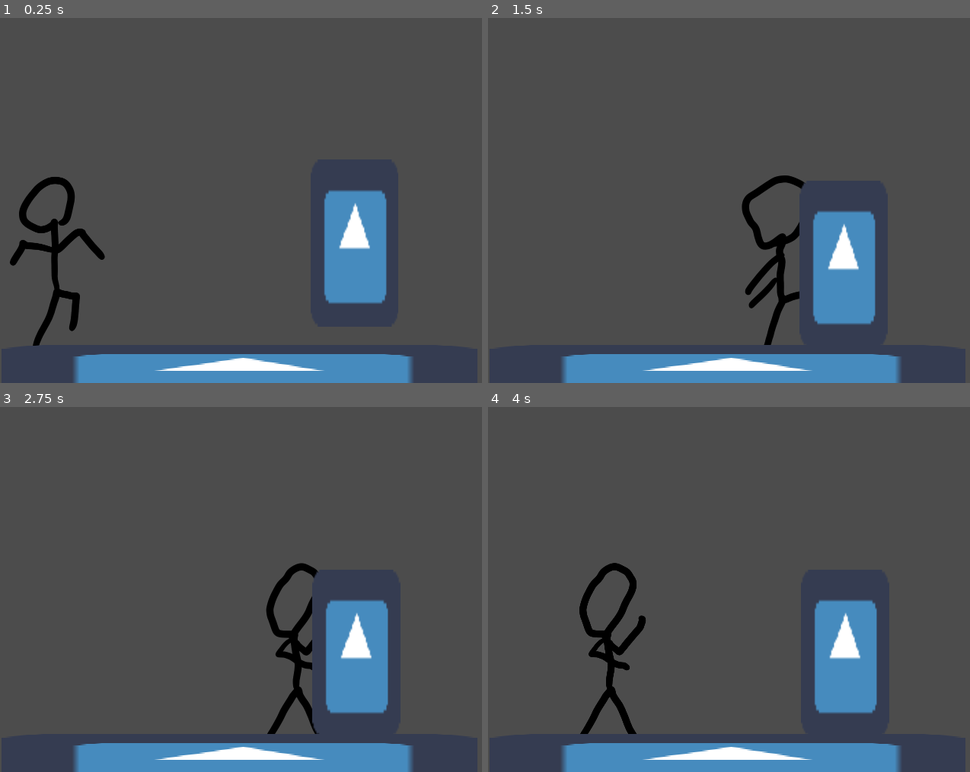
Above: before the commit, frames 1-4 (two rows, left to right).
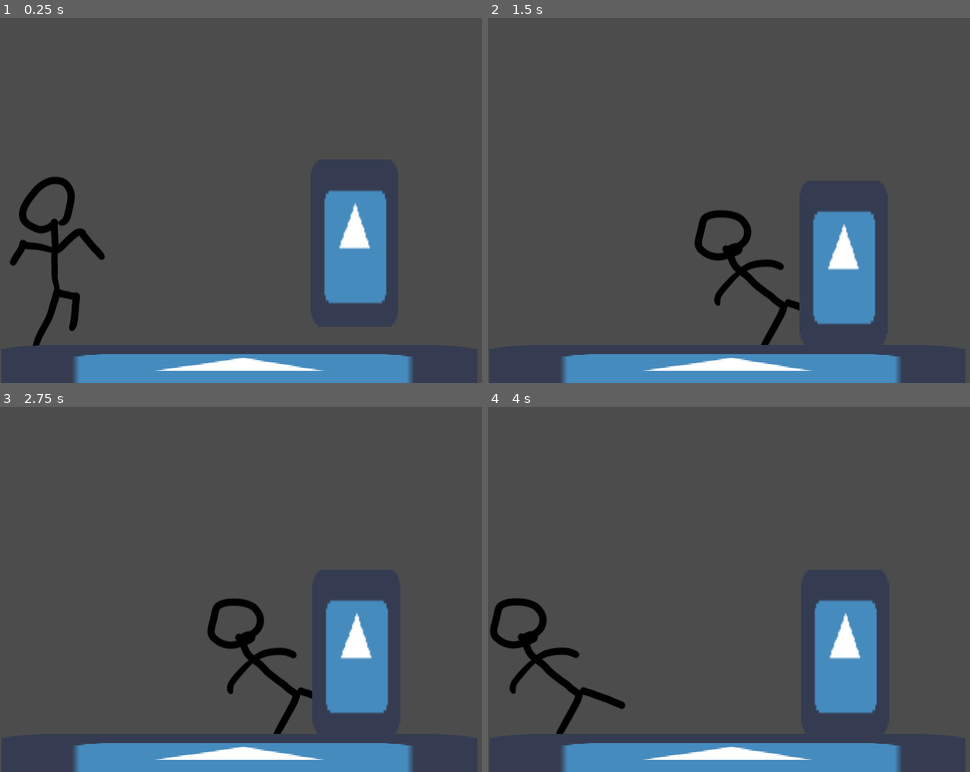
Above: after the commit, the same moments.

Repository: Utfigyii/fighting
Game: Godot game, scene res://assets/scenes/testArena.tscn
The game is run twice, just before and just after one commit, with the same random seed, the same clock (stepped at 60 frames per second) and the same inputs. The engine's default icon, where the game draws it, is replaced by a stand-in: a white triangle on a blue panel in a dark square.
Inputs:
- Up to frame 1 (0.25 s): no input
- Up to frame 2 (1.5 s): hold Right (ui_right) 0.53-1.28 s; hold J (lk) 0.53-1.28 s; tap K (rk) at 0.8, 1.35 s; hold Down (ui_down) from 1.28 s (still down)
- Up to frame 3 (2.75 s): tap I (rp) at 1.55 s; tap Enter at 2 s; release Down (ui_down) at 2.03 s; hold Right (ui_right) from 2.03 s (still down); hold I (rp) from 2.03 s (still down); tap J (lk) at 2.3 s
- Up to frame 4 (4 s): tap Space at 2.75 s; release Right (ui_right) at 2.78 s; release I (rp) at 2.78 s; hold Up (ui_up) 2.78-3.53 s; tap J (lk) at 2.85 s; tap K (rk) at 3.05 s; hold Left (ui_left) from 3.53 s (still down); hold I (rp) from 3.53 s (still down); tap U (lp) at 3.6 s

The runs differ from the first frame. In frame 1, less than 0.1% of the frame differs, in the area x 5-7%, y 61-64%; in frame 2, 2.5%; in frame 3, 2.6%; in frame 4, 3.3%, in the area x 0-33%, y 42-90%.

Commit message:
save&quit

Diff:
--- a/assets/characters/FIGHTER_crashtestdummy.tscn
+++ b/assets/characters/FIGHTER_crashtestdummy.tscn
@@ -25,5 +25,6 @@
 cast_to = Vector2( 0, 150 )
 
 [node name="stunTimer" type="Timer" parent="KinematicBody2D"]
+one_shot = true
 
 [connection signal="timeout" from="KinematicBody2D/stunTimer" to="KinematicBody2D" method="_on_stunTimer_timeout"]
--- a/assets/characters/FIGHTER_stickman.tscn
+++ b/assets/characters/FIGHTER_stickman.tscn
@@ -129,6 +129,54 @@
 "update": 1,
 "values": [ 0, 1, 2 ]
 }
+tracks/2/type = "value"
+tracks/2/path = NodePath("KinematicBody2D/attacks/ljab/ljabHitbox:disabled")
+tracks/2/interp = 1
+tracks/2/loop_wrap = true
+tracks/2/imported = false
+tracks/2/enabled = true
+tracks/2/keys = {
+"times": PoolRealArray( 0 ),
+"transitions": PoolRealArray( 1 ),
+"update": 1,
+"values": [ true ]
+}
+tracks/3/type = "value"
+tracks/3/path = NodePath("KinematicBody2D/attacks/rjab/rjabhitbox:disabled")
+tracks/3/interp = 1
+tracks/3/loop_wrap = true
+tracks/3/imported = false
+tracks/3/enabled = true
+tracks/3/keys = {
+"times": PoolRealArray( 0 ),
+"transitions": PoolRealArray( 1 ),
+"update": 1,
+"values": [ true ]
+}
+tracks/4/type = "value"
+tracks/4/path = NodePath("KinematicBody2D/attacks/lkick/lkickhitbox:disabled")
+tracks/4/interp = 1
+tracks/4/loop_wrap = true
+tracks/4/imported = false
+tracks/4/enabled = true
+tracks/4/keys = {
+"times": PoolRealArray( 0 ),
+"transitions": PoolRealArray( 1 ),
+"update": 1,
+"values": [ true ]
+}
+tracks/5/type = "value"
+tracks/5/path = NodePath("KinematicBody2D/attacks/rkick/rkickhitbox:disabled")
+tracks/5/interp = 1
+tracks/5/loop_wrap = true
+tracks/5/imported = false
+tracks/5/enabled = true
+tracks/5/keys = {
+"times": PoolRealArray( 0 ),
+"transitions": PoolRealArray( 1 ),
+"update": 1,
+"values": [ true ]
+}
 
 [sub_resource type="Animation" id=12]
 resource_name = "jump"
@@ -240,7 +288,7 @@
 [sub_resource type="Animation" id=25]
 resource_name = "lkick"
 length = 0.2
-loop = true
+step = 0.01
 tracks/0/type = "value"
 tracks/0/path = NodePath("KinematicBody2D/AnimatedSprite:animation")
 tracks/0/interp = 1
@@ -308,7 +356,7 @@
 tracks/5/imported = false
 tracks/5/enabled = true
 tracks/5/keys = {
-"times": PoolRealArray( 0.2 ),
+"times": PoolRealArray( 0.19 ),
 "transitions": PoolRealArray( 1 ),
 "values": [ {
 "args": [  ],
@@ -318,7 +366,7 @@
 
 [sub_resource type="Animation" id=22]
 resource_name = "rjab"
-length = 0.15
+length = 0.2
 loop = true
 step = 0.01
 tracks/0/type = "value"
@@ -388,7 +436,7 @@
 tracks/5/imported = false
 tracks/5/enabled = true
 tracks/5/keys = {
-"times": PoolRealArray( 0.1 ),
+"times": PoolRealArray( 0.16 ),
 "transitions": PoolRealArray( 1 ),
 "values": [ {
 "args": [  ],
@@ -399,7 +447,6 @@
 [sub_resource type="Animation" id=26]
 resource_name = "rkick"
 length = 0.3
-loop = true
 step = 0.01
 tracks/0/type = "value"
 tracks/0/path = NodePath("KinematicBody2D/AnimatedSprite:animation")
@@ -564,7 +611,7 @@
 animation = "walk"
 
 [sub_resource type="AnimationNodeBlendTree" id=7]
-graph_offset = Vector2( -121.762, 31.2133 )
+graph_offset = Vector2( -121.762, 0 )
 nodes/Animation/node = SubResource( 13 )
 nodes/Animation/position = Vector2( -60, 100 )
 nodes/crouchAnim/node = SubResource( 16 )
@@ -621,7 +668,7 @@
 
 [node name="AnimatedSprite" type="AnimatedSprite" parent="KinematicBody2D"]
 frames = SubResource( 1 )
-animation = "rkick"
+animation = "idle"
 
 [node name="AnimationPlayer" type="AnimationPlayer" parent="KinematicBody2D"]
 root_node = NodePath("../..")
@@ -638,7 +685,7 @@
 tree_root = SubResource( 7 )
 anim_player = NodePath("../AnimationPlayer")
 active = true
-parameters/isAttacking/current = 4
+parameters/isAttacking/current = 0
 parameters/isCrouching/current = 0
 parameters/isOnGround/current = 1
 parameters/isWalking/current = 0
@@ -650,8 +697,6 @@
 [node name="attacks" type="Node2D" parent="KinematicBody2D"]
 
 [node name="ljab" type="Area2D" parent="KinematicBody2D/attacks"]
-monitoring = false
-monitorable = false
 
 [node name="ljabHitbox" type="CollisionShape2D" parent="KinematicBody2D/attacks/ljab"]
 position = Vector2( 94, 59.25 )
Not shown, changed: assets/textures/fighters/stickman/stickman_crkick0024.png.import
Not shown, changed: assets/textures/fighters/stickman/stickman_crouch0018.png.import
Not shown, changed: assets/textures/fighters/stickman/stickman_crouch0022.png.import
Not shown, changed: assets/textures/fighters/stickman/stickman_idle0000.png.import
Not shown, changed: assets/textures/fighters/stickman/stickman_idle0001.png.import
Not shown, changed: assets/textures/fighters/stickman/stickman_idle0002.png.import
Not shown, changed: assets/textures/fighters/stickman/stickman_jump0022.png.import
Not shown, changed: assets/textures/fighters/stickman/stickman_ljab0009.png.import
Not shown, changed: assets/textures/fighters/stickman/stickman_ljab0010.png.import
Not shown, changed: assets/textures/fighters/stickman/stickman_lkick0012.png.import
Not shown, changed: assets/textures/fighters/stickman/stickman_lkick0013.png.import
Not shown, changed: assets/textures/fighters/stickman/stickman_rjab0006.png.import
(and 6 more such lines)
